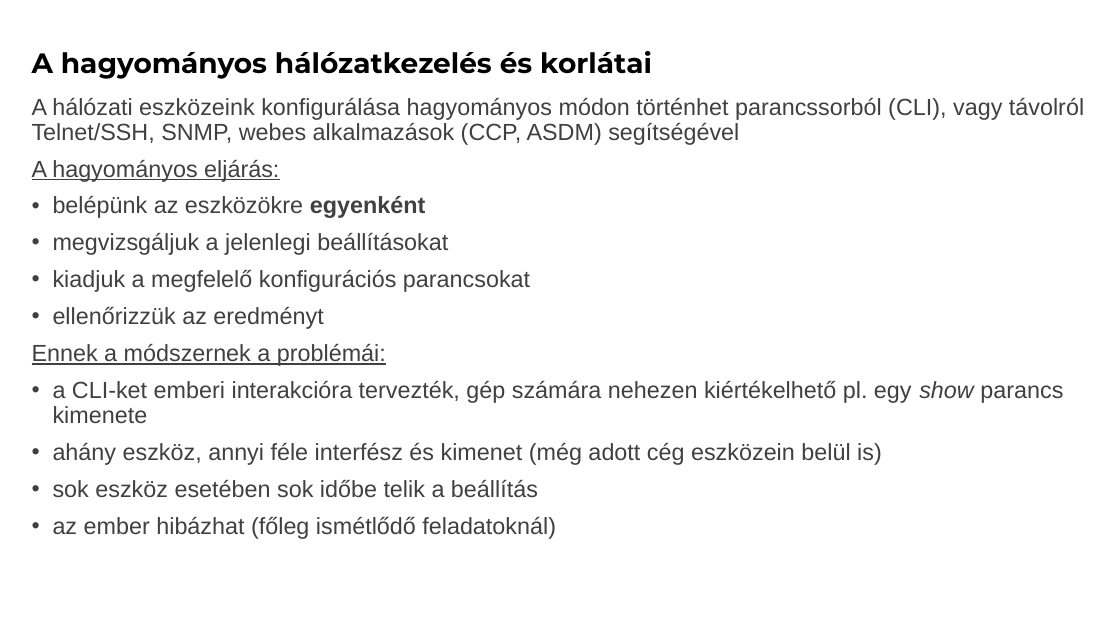
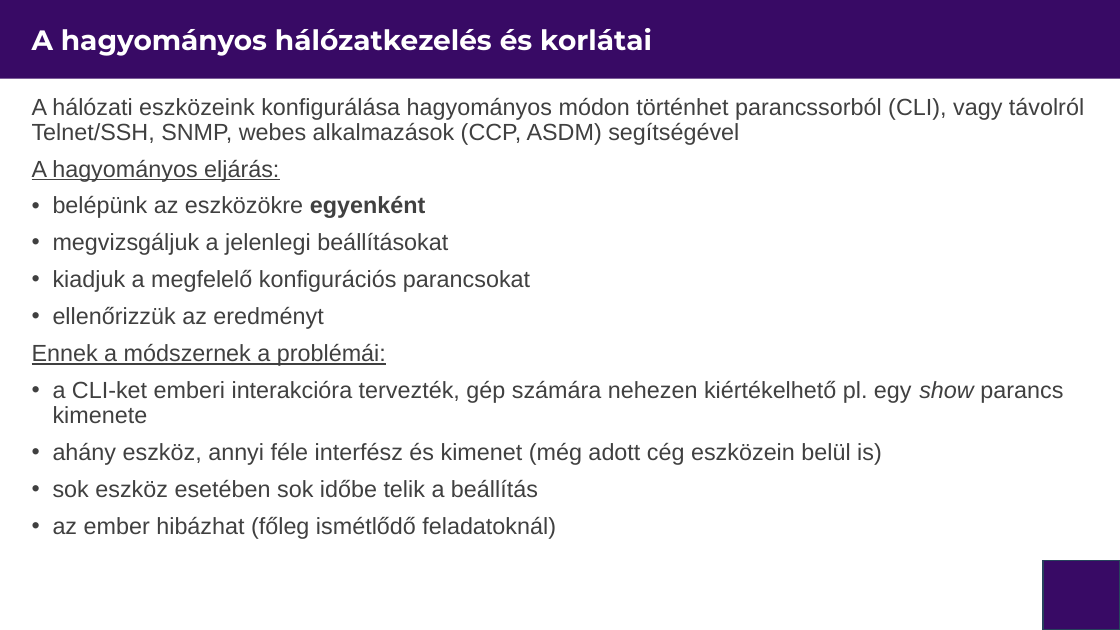
Before and after one commit to itmp-hu/itmp-halozatok-programozasa, a slide deck: slide 3 of module-1/Hálózatprogramozás és automatizáció-1.pptx (slide 2 before the commit). Drawn at 1120x630 pixels with LibreOffice and Linux fonts; fonts in the diff are those of the drawing; background and template pictures are left out. Boxes give left, top, right and bottom in pixels: in the first picture for what was removed or moved away, otherwise in the second. Text is boxed around its words. In the diff, an @@ line names an element or a change of style, - is before the commit and + after.

```diff
--- a/module-1/Hálózatprogramozás és automatizáció-1.pptx
+++ b/module-1/Hálózatprogramozás és automatizáció-1.pptx
@@ rectangle added at (x1=0, y1=0, x2=1120, y2=79), fill #380A65 @@
@@ title "A hagyományos hálózatkezelés és korlátai" at (x1=32, y1=28, x2=652, y2=56): text colour #000000 to #FFFFFF @@
@@ rounded rectangle added at (x1=1044, y1=560, x2=1120, y2=630), fill #380A65, outline #28445D 1 pt @@
```
Also in this commit, not shown: 10 other slides changed, 1 slide added, 2 other files.
